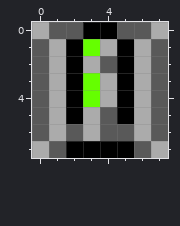
A pixel-art file gets an edit: res/sprites/ammo.aseprite. The picture above is the old version.
8x8 pixels, 1 frame.
Once edited:
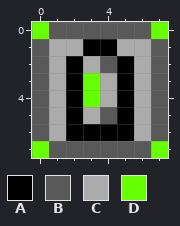
Palette (. is transparent): A #000000  B #595959  C #ababab  D #65ff00
Changes in this commit:
Colour A replaces colour B in row 6 at x 2 and 4 to 5.
Colour A replaces colour C in row 1 at x 4; in row 6 at x 3.
Colour A replaces colour D in row 1 at x 3.
Colour B replaces colour A in row 0 at x 3 to 4; in row 7 at x 2 to 5.
Colour C replaces colour A in row 1 at x 2 and 5.
Colour D replaces colour C in row 0 at x 0 and 7; in row 7 at x 0 and 7.
Changed places in both pictures, as pixel boxes (x1, y1, x2, y2):
changed: (32, 22, 168, 56)
changed: (32, 124, 168, 158)
